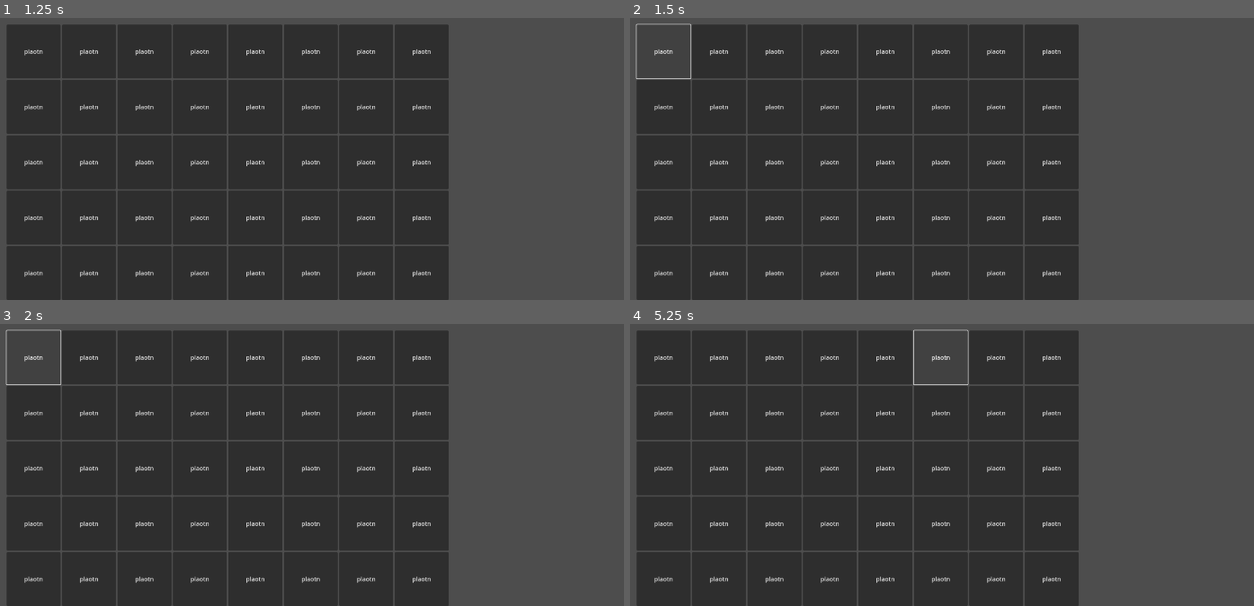
Above: before the commit, frames 1-4 (two rows, left to right).
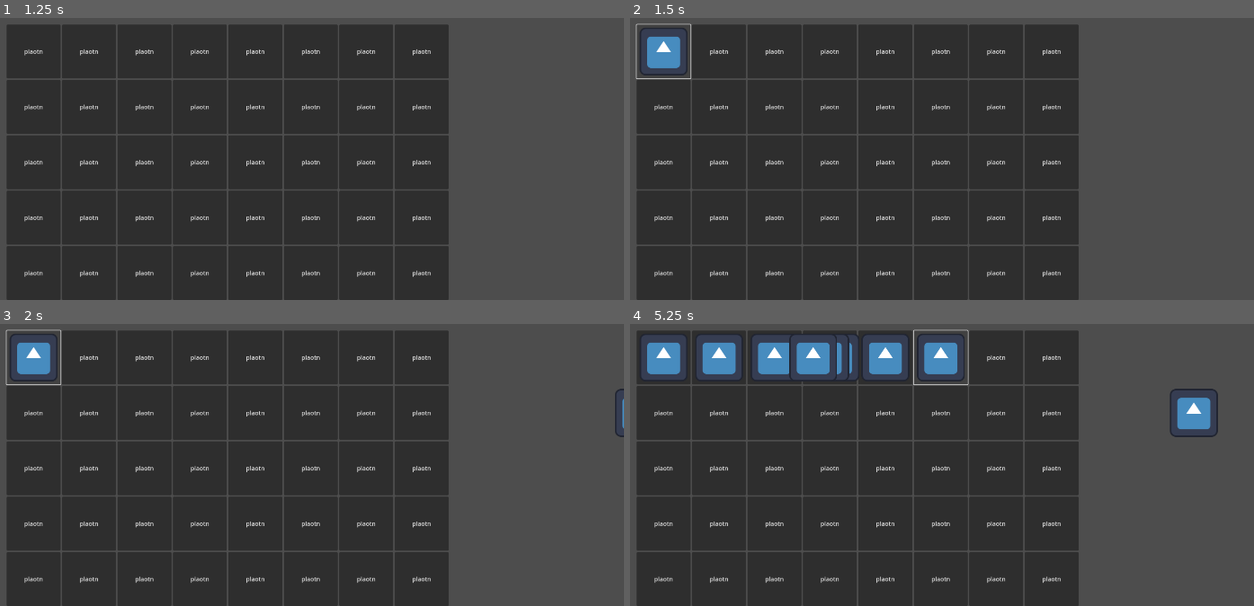
Above: after the commit, the same moments.

Repository: markelgersma/ComputerClub
Game: Godot game, scene res://scenes/mainMenu.tscn
Same seed, same stepped clock (60 frames per second), same inputs: the game is played once before the commit and once after it. The engine's default icon, where the game draws it, is replaced by a stand-in: a white triangle on a blue panel in a dark square.
Inputs:
- Up to frame 1 (1.25 s): click "Play Game" at 0.5 s
- Up to frame 2 (1.5 s): click "plaotn" at 1.25 s
- Up to frame 3 (2 s): no input
- Up to frame 4 (5.25 s): click "plaotn" at 2 s; click "plaotn" at 2.75 s; click "plaotn" at 3.5 s; click "plaotn" at 4.25 s; click "plaotn" at 5 s

Frame 1 is identical in both runs. In frame 2, 0.7% of the frame differs, in the area x 1-10%, y 3-21%; in frame 3, 0.8%; in frame 4, 7.5%, in the area x 1-95%, y 3-41%.

Commit message:
Added templates for things.
Added wizard, golem and projectile templates. Make copies of the templates and adjust the @export variables in the inspector to change things!

Diff:
--- a/Zolem/wizard-vs-golem/project.godot
+++ b/Zolem/wizard-vs-golem/project.godot
@@ -25,6 +25,11 @@
 
 project/assembly_name="Wizard Vs Golem"
 
+[layer_names]
+
+2d_physics/layer_1="Wizards"
+2d_physics/layer_2="Golems"
+
 [rendering]
 
 renderer/rendering_method="gl_compatibility"
--- /dev/null
+++ b/Zolem/wizard-vs-golem/scenes/golems/golem.tscn
@@ -0,0 +1,28 @@
+[gd_scene load_steps=5 format=3 uid="uid://dg25suwplij3"]
+
+[ext_resource type="Script" uid="uid://b7aarim5gjq11" path="res://scripts/golem.gd" id="1_eyr6t"]
+[ext_resource type="Texture2D" uid="uid://kd6gd62qb6f5" path="res://assets/icon.svg" id="1_yjvqr"]
+
+[sub_resource type="SpriteFrames" id="SpriteFrames_eyr6t"]
+animations = [{
+"frames": [{
+"duration": 1.0,
+"texture": ExtResource("1_yjvqr")
+}],
+"loop": true,
+"name": &"default",
+"speed": 5.0
+}]
+
+[sub_resource type="CircleShape2D" id="CircleShape2D_yjvqr"]
+radius = 64.0
+
+[node name="Golem" type="Area2D"]
+collision_layer = 2
+script = ExtResource("1_eyr6t")
+
+[node name="Sprite" type="AnimatedSprite2D" parent="."]
+sprite_frames = SubResource("SpriteFrames_eyr6t")
+
+[node name="Collision Shape" type="CollisionShape2D" parent="."]
+shape = SubResource("CircleShape2D_yjvqr")
--- a/Zolem/wizard-vs-golem/scenes/potential.tscn
+++ b/Zolem/wizard-vs-golem/scenes/main_game.tscn
@@ -1,9 +1,11 @@
-[gd_scene load_steps=2 format=3 uid="uid://be14i10buvddn"]
-
-[ext_resource type="Script" uid="uid://d3apadb3ed0i4" path="res://scripts/potential.gd" id="1_kibop"]
-
-[node name="Node2D" type="Node2D"]
-script = ExtResource("1_kibop")
+[gd_scene load_steps=4 format=3 uid="uid://be14i10buvddn"]
+
+[ext_resource type="Script" uid="uid://d3apadb3ed0i4" path="res://scripts/potential.gd" id="1_s3esy"]
+[ext_resource type="Script" uid="uid://blkjraash3ndo" path="res://scripts/wizard_container.gd" id="2_d2op2"]
+[ext_resource type="Script" uid="uid://ct8bdp40m4o2a" path="res://scripts/golems.gd" id="3_d2op2"]
+
+[node name="Game" type="Node2D"]
+script = ExtResource("1_s3esy")
 
 [node name="GridContainer" type="GridContainer" parent="."]
 offset_left = 272.175
@@ -291,6 +293,17 @@
 text = "plaotn"
 metadata/column = 8
 metadata/row = 5
+
+[node name="Wizards" type="Node" parent="."]
+unique_name_in_owner = true
+script = ExtResource("2_d2op2")
+
+[node name="Spells" type="Node" parent="."]
+unique_name_in_owner = true
+
+[node name="Golems" type="Node" parent="."]
+unique_name_in_owner = true
+script = ExtResource("3_d2op2")
 
 [connection signal="pressed" from="GridContainer/Button1" to="." method="_button_pressed"]
 [connection signal="pressed" from="GridContainer/Button2" to="." method="_button_pressed"]
--- /dev/null
+++ b/Zolem/wizard-vs-golem/scenes/spells/attacking_spell.tscn
@@ -0,0 +1,31 @@
+[gd_scene load_steps=5 format=3 uid="uid://bku0cmbulfk7m"]
+
+[ext_resource type="Script" uid="uid://magodtbcthen" path="res://scripts/attacking_spell.gd" id="1_thodm"]
+[ext_resource type="Texture2D" uid="uid://kd6gd62qb6f5" path="res://assets/icon.svg" id="2_tvcky"]
+
+[sub_resource type="SpriteFrames" id="SpriteFrames_tvcky"]
+animations = [{
+"frames": [{
+"duration": 1.0,
+"texture": ExtResource("2_tvcky")
+}],
+"loop": true,
+"name": &"default",
+"speed": 5.0
+}]
+
+[sub_resource type="CircleShape2D" id="CircleShape2D_w88md"]
+radius = 64.0
+
+[node name="Attacking Spell" type="Area2D"]
+collision_layer = 0
+collision_mask = 2
+script = ExtResource("1_thodm")
+
+[node name="Sprite" type="AnimatedSprite2D" parent="."]
+sprite_frames = SubResource("SpriteFrames_tvcky")
+
+[node name="Collision Shape" type="CollisionShape2D" parent="."]
+shape = SubResource("CircleShape2D_w88md")
+
+[connection signal="area_entered" from="." to="." method="_on_area_entered"]
--- a/Zolem/wizard-vs-golem/scenes/wizards/wizard.tscn
+++ b/Zolem/wizard-vs-golem/scenes/wizards/wizard.tscn
@@ -1,8 +1,33 @@
-[gd_scene load_steps=2 format=3 uid="uid://bfudqlwhk82qo"]
+[gd_scene load_steps=5 format=3 uid="uid://bfudqlwhk82qo"]
 
 [ext_resource type="Script" uid="uid://c0fogqverobdm" path="res://scripts/wizard.gd" id="1_tav45"]
+[ext_resource type="Texture2D" uid="uid://kd6gd62qb6f5" path="res://assets/icon.svg" id="2_axocj"]
 
-[node name="Wizard" type="Node2D"]
+[sub_resource type="SpriteFrames" id="SpriteFrames_tav45"]
+animations = [{
+"frames": [{
+"duration": 1.0,
+"texture": ExtResource("2_axocj")
+}],
+"loop": true,
+"name": &"default",
+"speed": 5.0
+}]
+
+[sub_resource type="CircleShape2D" id="CircleShape2D_tav45"]
+radius = 64.0
+
+[node name="Wizard" type="Area2D"]
 script = ExtResource("1_tav45")
 
 [node name="Attack Timer" type="Timer" parent="."]
+
+[node name="Sprite" type="AnimatedSprite2D" parent="."]
+sprite_frames = SubResource("SpriteFrames_tav45")
+
+[node name="Spell Spawn Position" type="Node2D" parent="."]
+
+[node name="Collision Shape" type="CollisionShape2D" parent="."]
+shape = SubResource("CircleShape2D_tav45")
+
+[connection signal="timeout" from="Attack Timer" to="." method="_on_attack_timer_timeout"]
--- /dev/null
+++ b/Zolem/wizard-vs-golem/scripts/attacking_spell.gd
@@ -0,0 +1,16 @@
+extends Area2D
+
+var damage: float # Assigned in the wizard when instantiating.
+var damage_types: Array # Assigned in the wizard when instantiating.
+var speed: float # Assigned in the wizard when instantiating.
+
+func _physics_process(delta: float) -> void:
+	if global_position.x < -100 or global_position.x > 2000: # Spell queue_frees if it is too far to the left or right.
+		print("Spell is out of bounds.")
+		queue_free() # Destroy it.
+	else: # The spell is still within boundaries.
+		global_position.x += speed * delta # Changes the spell's x position by speed * delta.
+
+func _on_area_entered(area: Area2D) -> void: # Enters something on the same collision layer as this spell (layer 2 named "Golems")
+	area._take_damage(damage, damage_types) # Deals damage to the hit object, passing in a dict with damage and element.
+	queue_free() # Destroy the thing.
--- /dev/null
+++ b/Zolem/wizard-vs-golem/scripts/golem.gd
@@ -0,0 +1,25 @@
+extends Area2D
+
+@export_group("Stats")
+@export var speed: float = 64
+@export var health: float = 100
+@export var weaknesses: Array = []
+@export var damage: float = 10
+
+@export_group("Randomness")
+@export var speed_high: float = 1
+@export var speed_low: float = 0.9
+
+func _ready() -> void:
+	speed *= randf_range(speed_high, speed_low)
+
+func _physics_process(delta: float) -> void:
+	global_position.x -= speed * delta # Moves left.
+
+func _take_damage(dealt_damage: float, damage_types: Array):
+	for x in weaknesses: # Goes through all weaknesses.
+		if damage_types.has(x): # Double damage if the recieved damage_types has any weakness.
+			dealt_damage *= 2
+	health -= dealt_damage # Take damage away.
+	if health <= 0: # Kill golem if health is less than 0.
+		queue_free()
--- /dev/null
+++ b/Zolem/wizard-vs-golem/scripts/golems.gd
@@ -0,0 +1,12 @@
+extends Node
+
+@onready var scene_parent: Node2D = $".."
+
+const GOLEM = preload("res://scenes/golems/golem.tscn")
+
+func _physics_process(delta: float) -> void:
+	if randf() > 0.99: # Temp spawning method. Number pulled out of ass.
+		print("Creating new golem.")
+		var new_golem = GOLEM.instantiate() # Instantiates a new golem.
+		new_golem.global_position = Vector2(2000, scene_parent.get_random_lane()) # Moves the golem to its location.
+		add_child(new_golem) # Add child to golems.
--- a/Zolem/wizard-vs-golem/scripts/main_menu.gd
+++ b/Zolem/wizard-vs-golem/scripts/main_menu.gd
@@ -3,4 +3,4 @@
 
 func _on_play_game_pressed() -> void:
 	print("Switching scene to play.")
-	get_tree().change_scene_to_file("res://scenes/potential.tscn")
+	get_tree().change_scene_to_file("uid://be14i10buvddn") # UID is the Universal IDentifier of a scene. No matter where it goes, its UID will never change.
--- a/Zolem/wizard-vs-golem/scripts/potential.gd
+++ b/Zolem/wizard-vs-golem/scripts/potential.gd
@@ -1,4 +1,6 @@
 extends Node2D
+
+@onready var wizards: Node = %Wizards
 
 @onready var all_buttons = [
 	$GridContainer/Button1,
@@ -40,15 +42,51 @@
 	$GridContainer/Button37,
 	$GridContainer/Button38,
 	$GridContainer/Button39,
-	$GridContainer/Button40]
+	$GridContainer/Button40
+	]
 
 var button_number: Dictionary # column = x, row = y.
 
+const ALL_LANES = ["lane_1", "lane_2", "lane_3", "lane_4", "lane_5"]
+
+@onready var lane_locations: Dictionary = {
+	"lane_1" = $"GridContainer/Button1".global_position.y + $"GridContainer/Button1".size.y / 2,
+	"lane_2" = $"GridContainer/Button9".global_position.y + $"GridContainer/Button9".size.y / 2,
+	"lane_3" = $"GridContainer/Button17".global_position.y + $"GridContainer/Button17".size.y / 2,
+	"lane_4" = $"GridContainer/Button25".global_position.y + $"GridContainer/Button25".size.y / 2,
+	"lane_5" = $"GridContainer/Button33".global_position.y + $"GridContainer/Button33".size.y / 2
+	}
+
+func get_random_lane():
+	lane_locations = {
+		"lane_1" = $"GridContainer/Button1".global_position.y + $"GridContainer/Button1".size.y / 2,
+		"lane_2" = $"GridContainer/Button9".global_position.y + $"GridContainer/Button9".size.y / 2,
+		"lane_3" = $"GridContainer/Button17".global_position.y + $"GridContainer/Button17".size.y / 2,
+		"lane_4" = $"GridContainer/Button25".global_position.y + $"GridContainer/Button25".size.y / 2,
+		"lane_5" = $"GridContainer/Button33".global_position.y + $"GridContainer/Button33".size.y / 2}
+	return(lane_locations[ALL_LANES.pick_random()])
+
 func _button_pressed():
+	# Find the pressed button. Let's hope two aren't pressed at the same time!
 	var current_button: Button
 	for x in all_buttons:
 		if x.button_pressed:
 			current_button = x
 			break
 	button_number = {"column" = current_button.get_meta("column"), "row" = current_button.get_meta("row")}
-	print(button_number)
+
+	# Prevents multiple wizards from being placed on the same location.
+	var create_new_wizard: bool = true
+	for x in wizards.get_children():
+		if button_number == x.grid_location:
+			create_new_wizard = false
+			break
+		else:
+			create_new_wizard = true
+
+	# Create wizard.
+	if create_new_wizard:
+		wizards._create_new_wizard(current_button, button_number)
+		print(button_number)
+	else:
+		print("Wizard already there!")
--- a/Zolem/wizard-vs-golem/scripts/wizard.gd
+++ b/Zolem/wizard-vs-golem/scripts/wizard.gd
@@ -1,14 +1,51 @@
-extends Node2D
+extends Area2D
 
-@onready var attack_timer: Timer = $"Attack Timer"
+# Global nodes
+#@onready var spell_container: Node = %Spells # Where all spells are kept.
+@onready var spell_container: Node = $"../../Spells"
 
-@export_category("Stats")
+# Nodes part of wizard
+@onready var attack_timer: Timer = $"Attack Timer" # A timer node, will use _on_attack_timer_timeout when finished.
+@onready var spell_spawn_position: Node2D = $"Spell Spawn Position" # Move this node to where the spell is cast from.
+
+# Other Variables
+var grid_location: Dictionary
+
+@export_group("Stats")
 @export var health: float = 100
 
-@export_category("Attacking")
-@export var damage: float = 10
-@export var attack_speed: float = 0.25
-@export var damage_type: String = "magic"
+@export_group("Attacking")
+@export var damage: float = 10 # Damage the spell deals.
+@export var damage_types: Array = ["magic"] # Types of damage the spell deals.
+@export var spell_speed: float = 256 # Speed the spell travels at.
+@export var wizard_casting_speed: float = 2 # Speed the wizard can cast spells in seconds.
+@export var spell: PackedScene = preload("res://scenes/spells/attacking_spell.tscn") # The scene that the wizard instantiates on attack.
 
-func _ready() -> void:
-	attack_timer.wait_time = attack_speed
+@export_group("Randomness")
+@export var damage_mult_high: float = 1
+@export var damage_mult_low: float = 0.9
+@export var spell_speed_mult_high: float = 1
+@export var spell_speed_mult_low: float = 0.9
+@export var wizard_casting_speed_high: float = 1
+@export var wizard_casting_speed_low: float = 0.9
+
+func _ready() -> void: # Called when the scene is created, used for setting timers and stuff correctly.
+	attack_timer.wait_time = wizard_casting_speed # Sets the attack timer to the attack_speed.
+	attack_timer.start() # Put at end of _ready function.
+
+func _use_attack(): # Gets the wizard to attack.
+	print("Wizard is creating attack.")
+	attack_timer.wait_time = wizard_casting_speed * randf_range(wizard_casting_speed_high, wizard_casting_speed_low) # Resets the wait_time for an attack in case something has changed.
+	var new_spell = spell.instantiate() # Instantiates a new spell.
+	new_spell.damage = damage * randf_range(damage_mult_low, damage_mult_high) # Sets new spell's damage.
+	new_spell.damage_types = damage_types # Sets new spell's damage types.
+	new_spell.speed = spell_speed * randf_range(spell_speed_mult_low, spell_speed_mult_high) # Sets new spell's speed.
+	new_spell.global_position = spell_spawn_position.global_position # Sets new spell's global position.
+	spell_container.add_child(new_spell) # Adds the spell to where all spells are kept. This wizard can now perish and the spell will not be destroyed.
+	print("Wizard finished creating an attack.")
+
+func _on_attack_timer_timeout() -> void: # Attack timer times out.
+	_use_attack()
+
+func _perish():
+	queue_free()
--- /dev/null
+++ b/Zolem/wizard-vs-golem/scripts/wizard_container.gd
@@ -0,0 +1,10 @@
+extends Node
+
+const WIZARD: PackedScene = preload("res://scenes/wizards/wizard.tscn")
+
+func _create_new_wizard(pressed_button: Button, grid_location: Dictionary):
+	print("Creating new wizard.")
+	var new_wizard = WIZARD.instantiate()
+	new_wizard.global_position = pressed_button.global_position + pressed_button.size / 2
+	new_wizard.grid_location = grid_location
+	add_child(new_wizard)
Not shown, added: Zolem/wizard-vs-golem/scripts/attacking_spell.gd.uid
Not shown, added: Zolem/wizard-vs-golem/scripts/golem.gd.uid
Not shown, added: Zolem/wizard-vs-golem/scripts/golems.gd.uid
Not shown, added: Zolem/wizard-vs-golem/scripts/wizard_container.gd.uid
